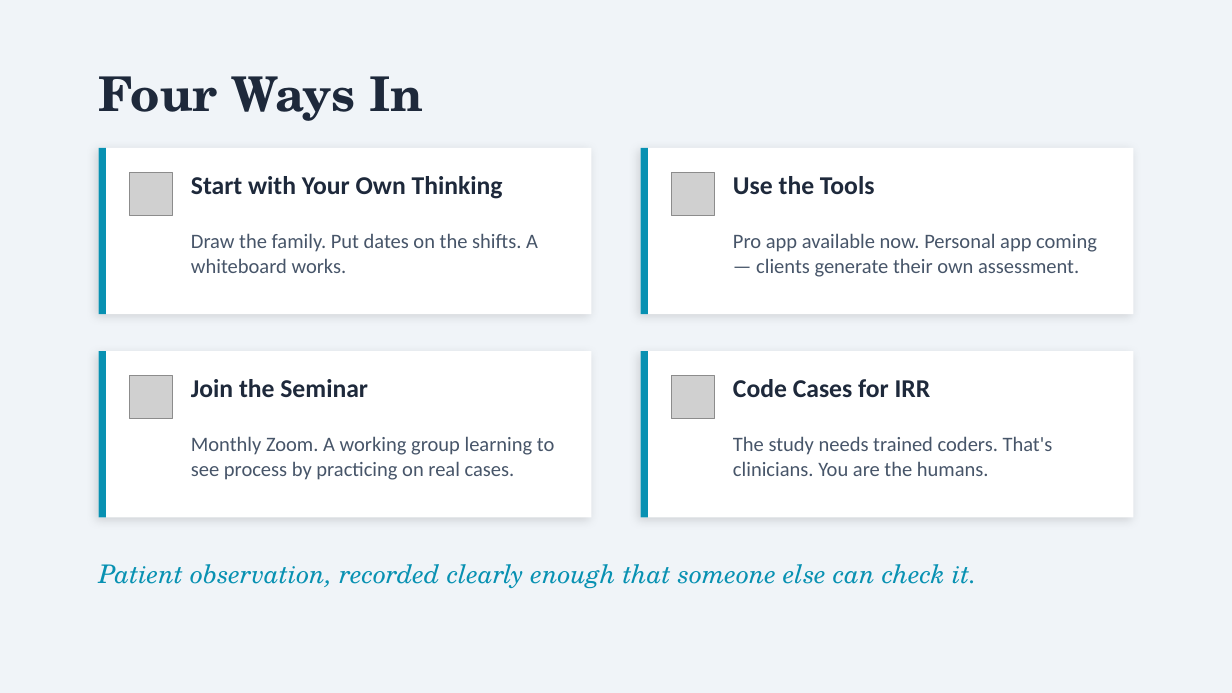
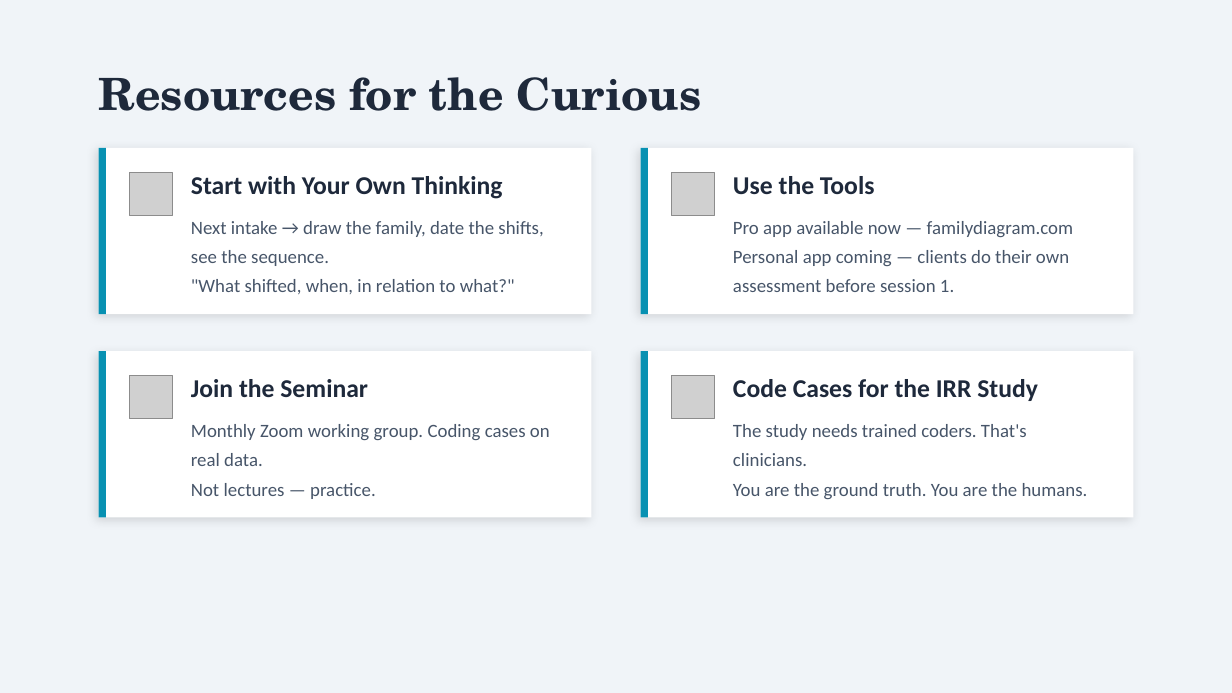
Before and after one commit to patrickkidd/ffrn-2026, a slide deck: slide 9 of 5-DATA_FUTURE_NEXT_GEN/5-Data-Future-Next-Gen.pptx (slide 7 before the commit). Drawn at 1232x693 pixels with LibreOffice and Linux fonts; fonts in the diff are those of the drawing; grey boxes stand for pictures. Boxes give left, top, right and bottom in pixels: in the first picture for what was removed or moved away, otherwise in the second. Text is boxed around its words. In the diff, an @@ line names an element or a change of style, - is before the commit and + after.

Commit message:
Re-work presentation 5

```diff
--- a/5-DATA_FUTURE_NEXT_GEN/5-Data-Future-Next-Gen.pptx
+++ b/5-DATA_FUTURE_NEXT_GEN/5-Data-Future-Next-Gen.pptx
@@ text at (x1=99, y1=77, x2=701, y2=111): text changed; size 28 to 26 pt @@
-Four Ways In
+Resources for the Curious
@@ text at (x1=191, y1=221, x2=543, y2=294): text changed; size 12 to 11 pt @@
-Draw the family. Put dates on the shifts. A whiteboard works.
+Next intake → draw the family, date the shifts, see the sequence.
+"What shifted, when, in relation to what?"
@@ text at (x1=733, y1=221, x2=1073, y2=292): text changed; size 12 to 11 pt @@
-Pro app available now. Personal app coming — clients generate their own assessment.
+Pro app available now — familydiagram.com
+Personal app coming — clients do their own assessment before session 1.
@@ text at (x1=733, y1=379, x2=1038, y2=401): text changed @@
-Code Cases for IRR
+Code Cases for the IRR Study
@@ text at (x1=191, y1=424, x2=550, y2=499): text changed; size 12 to 11 pt @@
-Monthly Zoom. A working group learning to see process by practicing on real cases.
+Monthly Zoom working group. Coding cases on real data.
+Not lectures — practice.
@@ text at (x1=733, y1=424, x2=1088, y2=499): text changed; size 12 to 11 pt @@
-The study needs trained coders. That's clinicians. You are the humans.
+The study needs trained coders. That's clinicians.
+You are the ground truth. You are the humans.
@@ text removed at (x1=99, y1=564, x2=977, y2=589) @@
-Patient observation, recorded clearly enough that someone else can check it.
```
Also in this commit, not shown: 3 other slides changed, 8 slides added, 5 slides removed, 4 other files.
